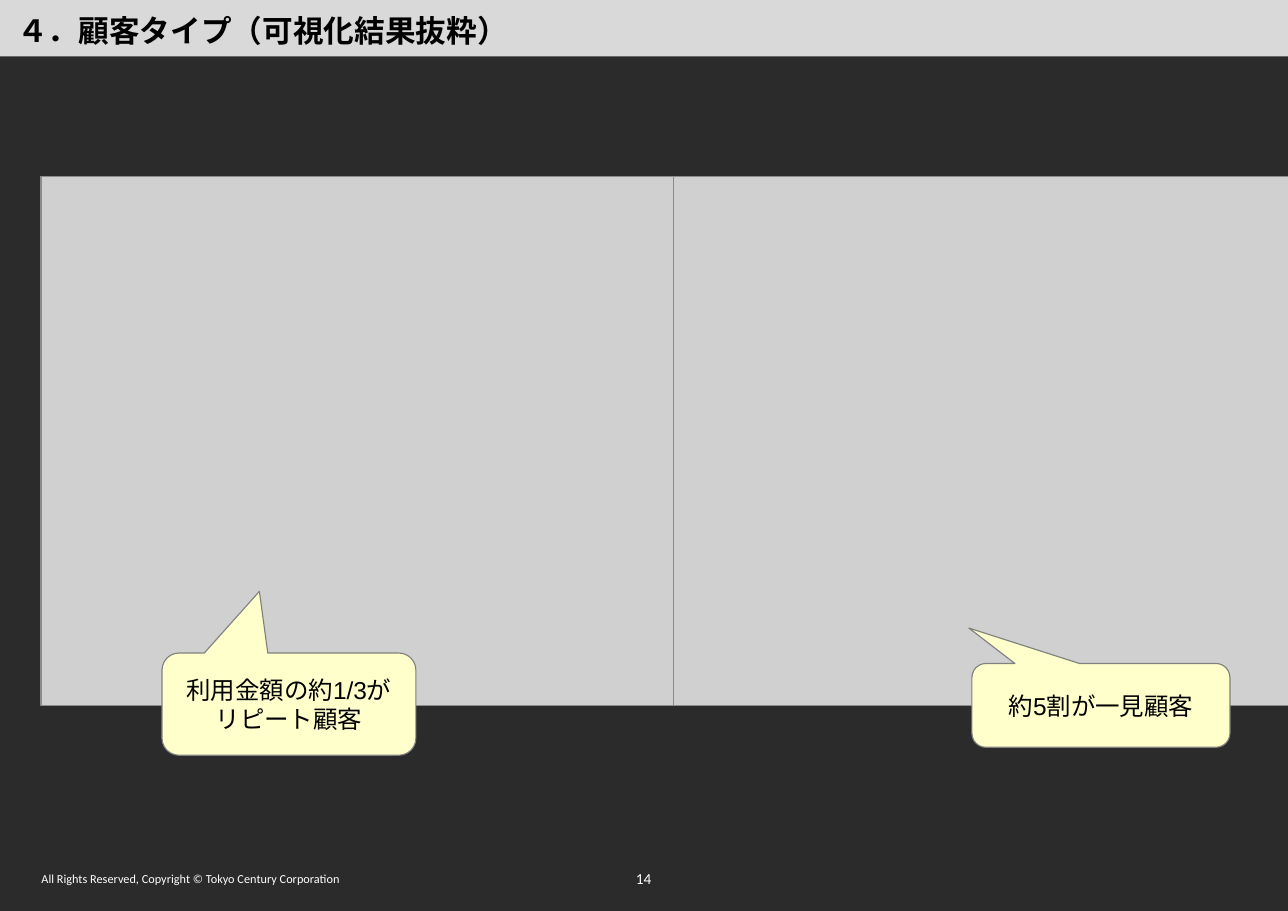
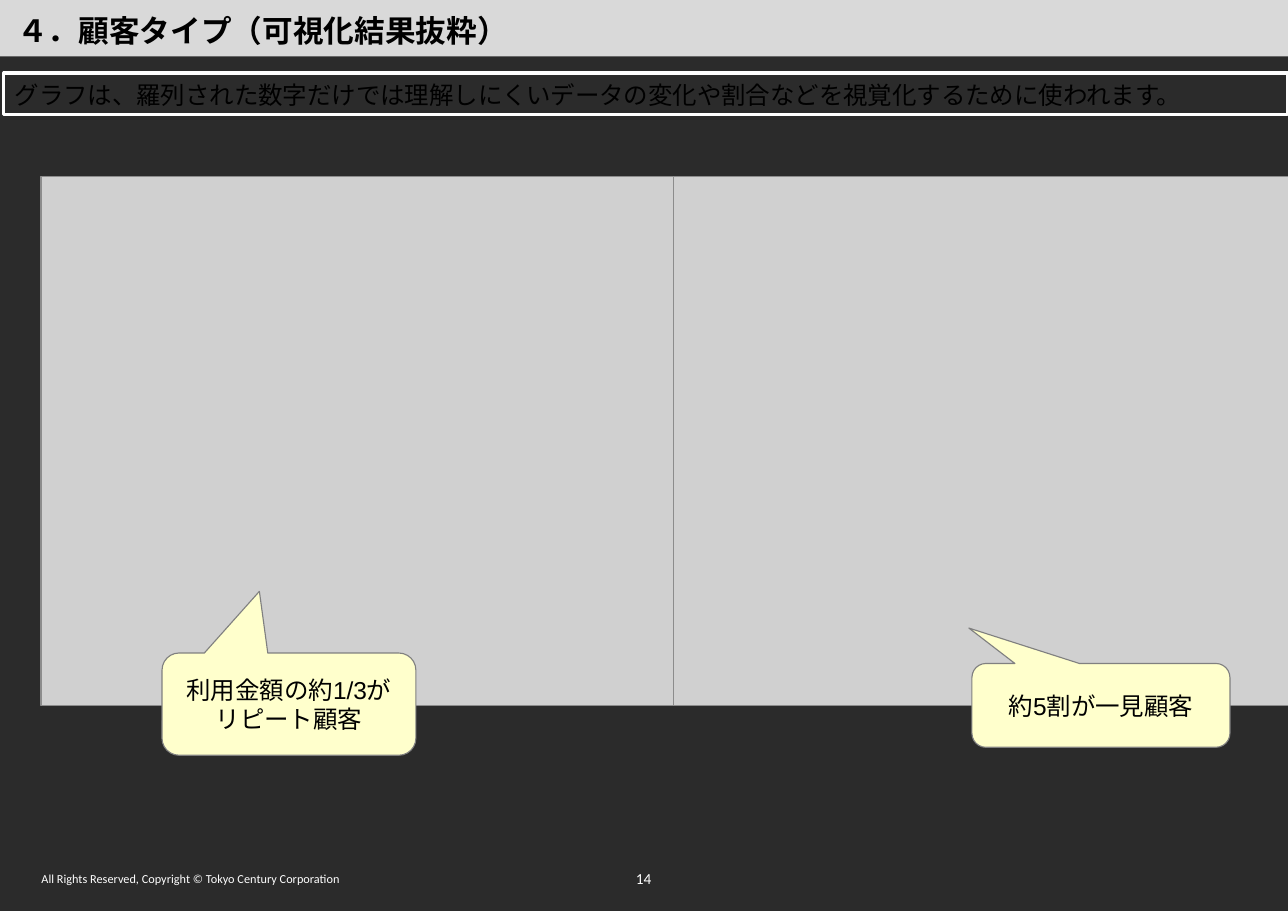
Before and after one commit to LuSTop/self, a slide deck: slide 14 of データ分析活用事例.pptx. Drawn at 1288x911 pixels with LibreOffice and Linux fonts; fonts in the diff are those of the drawing; grey boxes stand for pictures; background and template pictures are left out; a plain dark background stands for a picture behind light text. Boxes give left, top, right and bottom in pixels: in the first picture for what was removed or moved away, otherwise in the second. Text is boxed around its words. In the diff, an @@ line names an element or a change of style, - is before the commit and + after.

```diff
--- a/データ分析活用事例.pptx
+++ b/データ分析活用事例.pptx
@@ rectangle added at box(3, 73, 1287, 115), outline #FFFFFF 2 pt, 16 pt, text #000000 @@
+グラフは、羅列された数字だけでは理解しにくいデータの変化や割合などを視覚化するために使われます。
```
Also in this commit, not shown: 5 other slides changed, 2 slides added.
